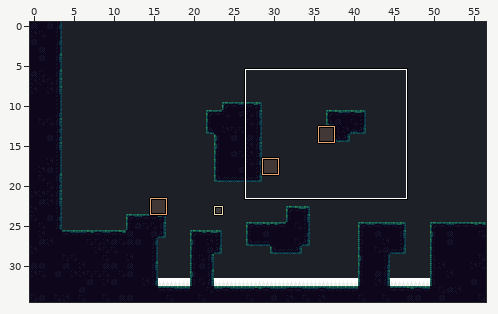
Two versions of a level (LDtk project, Assets/World/Areas/test.ldtk). The picture above shows the old version from afar; the outline marks the close-up.
Close-up. As it was:
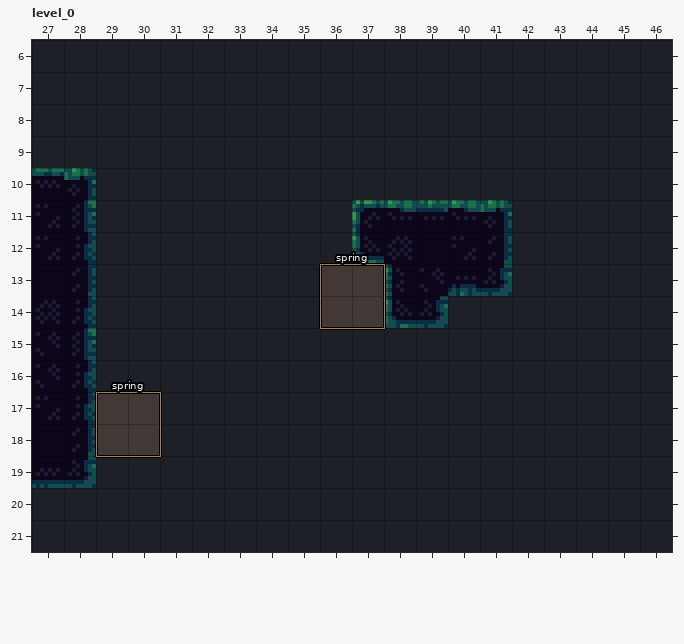
Cells are 8x8 px. Shown: level_0 x 27..46, y 6..21. The commit also changed other parts of the map, which this record leaves out.
And afterwards:
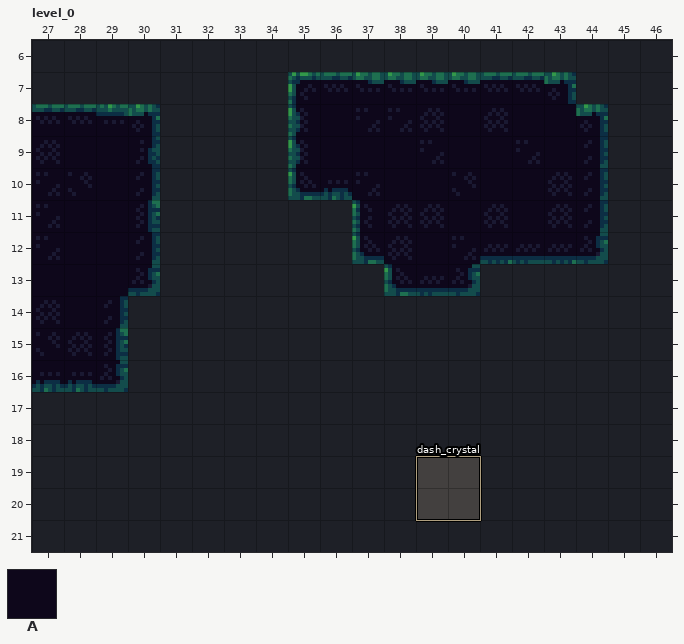
Key: from "static_colliders": A 1 "Wall".
_ is an empty cell.
Objects are placed by their top-left corner, in cells (3,4 is the top-left corner of cell 3,4); size is 1x1 cell unless given.
The edit:
Layer "static_colliders":
Tile A is added in row 7 at x 35 to 43; in rows 8 to 9 at x 27 to 30 and 35 to 44; in row 10 at x 29 to 30 and 35 to 44; in rows 11 to 12 at x 29 to 30 and 42 to 44; in row 13 at x 29 to 30; in rows 14 to 16 at x 29.
Tile A is removed in row 13 at x 41; in row 14 at x 38 to 39; in rows 17 to 19 at x 27 to 28.
Layer "entities":
A new object: "dash_crystal" rectangle at 39,19 size 2x2.
Object "spring" rectangle at 29,17 size 2x2 is removed.
Object "spring" rectangle at 36,13 size 2x2 is removed.
